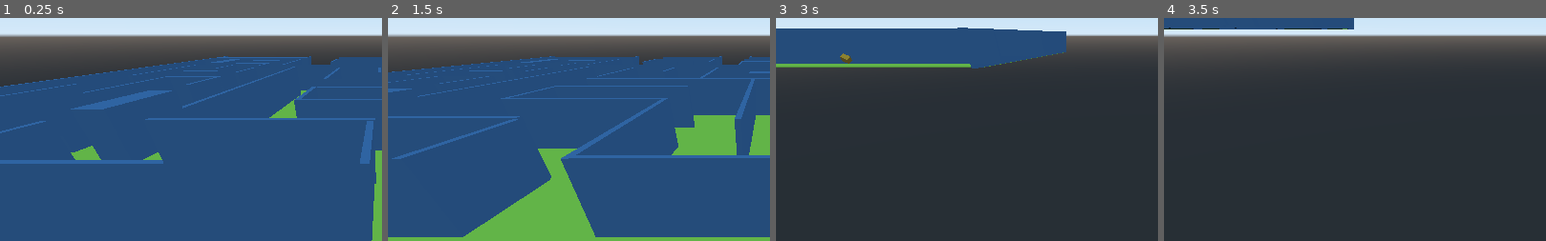
Above: before the commit, frames 1-4 (left to right).
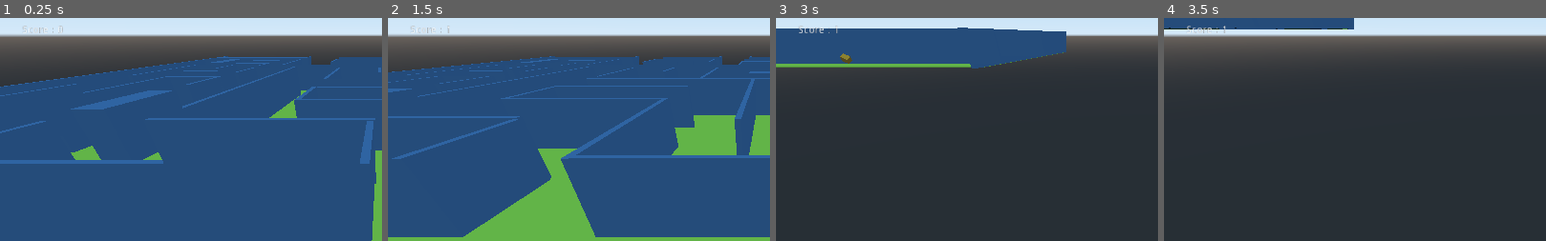
Above: after the commit, the same moments.

Repository: ajelenga/labiLapin
Game: Godot game, scene res://Spatial.tscn
Same seed, same stepped clock (60 frames per second), same inputs: the game is played once before the commit and once after it.
Inputs:
- Up to frame 1 (0.25 s): no input
- Up to frame 2 (1.5 s): tap Enter at 0.5 s; hold Right (ui_right) 0.53-1.28 s; hold Down (ui_down) from 1.28 s (still down)
- Up to frame 3 (3 s): release Down (ui_down) at 2.03 s; hold Right (ui_right) 2.03-2.78 s; hold Up (ui_up) from 2.78 s (still down)
- Up to frame 4 (3.5 s): keep holding Up (ui_up)
The pictures show only the part of the screen within x 0-50%, y 3-53%; the shares and areas given below are measured in that part.

The runs differ from the first frame. In frame 1, less than 0.1% of the frame differs, in the area x 6-17%, y 3-7%; in frame 2, less than 0.1%; in frame 3, 0.1%; in frame 4, less than 0.1%.

Commit message:
ajout score

Diff:
--- /dev/null
+++ b/main/Spatial.gd
@@ -0,0 +1,12 @@
+extends Spatial
+
+var score = 0
+
+func _ready():
+	var pickups= get_tree().get_nodes_in_group("Pick Up")
+	for pickup in pickups:
+		pickup.connect("captured",self,"_on_Pick_Up_captured");
+
+func _on_Pick_Up_captured():
+	score +=1
+	$Score/Label.text = "Score : %s" % score
--- a/main/Spatial.tscn
+++ b/main/Spatial.tscn
@@ -1,8 +1,9 @@
-[gd_scene load_steps=25 format=2]
+[gd_scene load_steps=26 format=2]
 
 [ext_resource path="res://musicjeux.mp3" type="AudioStream" id=1]
 [ext_resource path="res://pick Up.tscn" type="PackedScene" id=2]
 [ext_resource path="res://Lapin3d.gd" type="Script" id=3]
+[ext_resource path="res://Spatial.gd" type="Script" id=4]
 
 [sub_resource type="PhysicsMaterial" id=2]
 
@@ -118,6 +119,7 @@
 [sub_resource type="BoxShape" id=13]
 
 [node name="Spatial" type="Spatial"]
+script = ExtResource( 4 )
 
 [node name="plateau" type="StaticBody" parent="."]
 transform = Transform( 1.00551, 0, 0, 0, 1.00551, 0, 0, 0, 1.00551, 0, 0, 0 )
@@ -3054,3 +3056,12 @@
 
 [node name="Pick Up4" parent="Collectibles" instance=ExtResource( 2 )]
 transform = Transform( 1, 0, 0, 0, 1, 0, 0, 0, 1, -1.39608, 0.756093, -169.506 )
+
+[node name="Score" type="CanvasLayer" parent="."]
+
+[node name="Label" type="Label" parent="Score"]
+margin_left = 30.0
+margin_top = 25.0
+margin_right = 85.0
+margin_bottom = 39.0
+text = "Score : 0"
--- a/main/pick Up.gd
+++ b/main/pick Up.gd
@@ -1,8 +1,9 @@
 extends Area
 
-
+signal captured
 
 
 
 func _on_Pick_Up_body_entered(body):
 	queue_free()
+	emit_signal("captured")
--- a/main/pick Up.tscn
+++ b/main/pick Up.tscn
@@ -9,7 +9,7 @@
 
 [sub_resource type="BoxShape" id=3]
 
-[node name="Pick Up" type="Area"]
+[node name="Pick Up" type="Area" groups=["Pick Up"]]
 script = ExtResource( 1 )
 
 [node name="MeshInstance" type="MeshInstance" parent="."]
